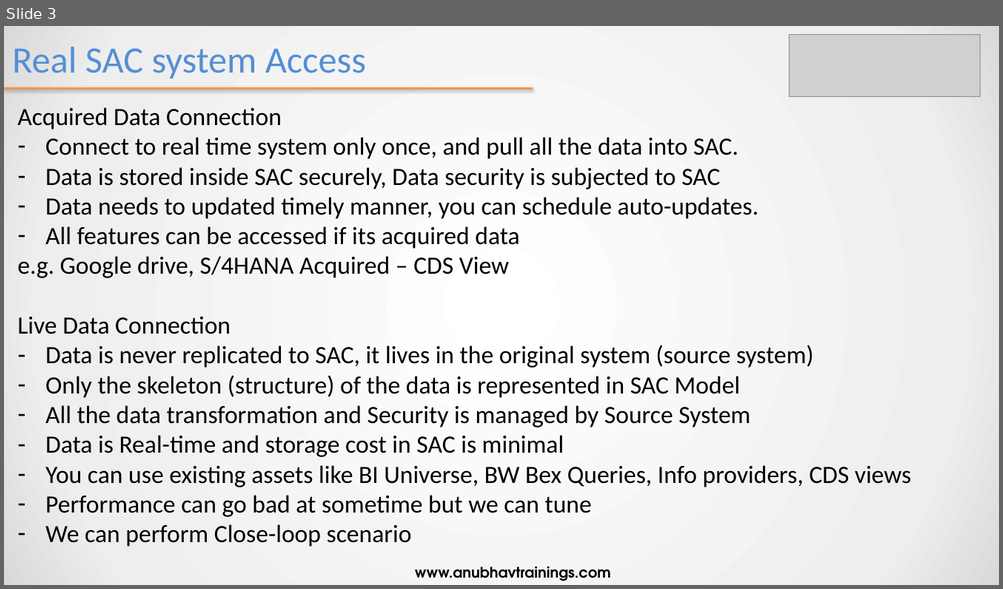
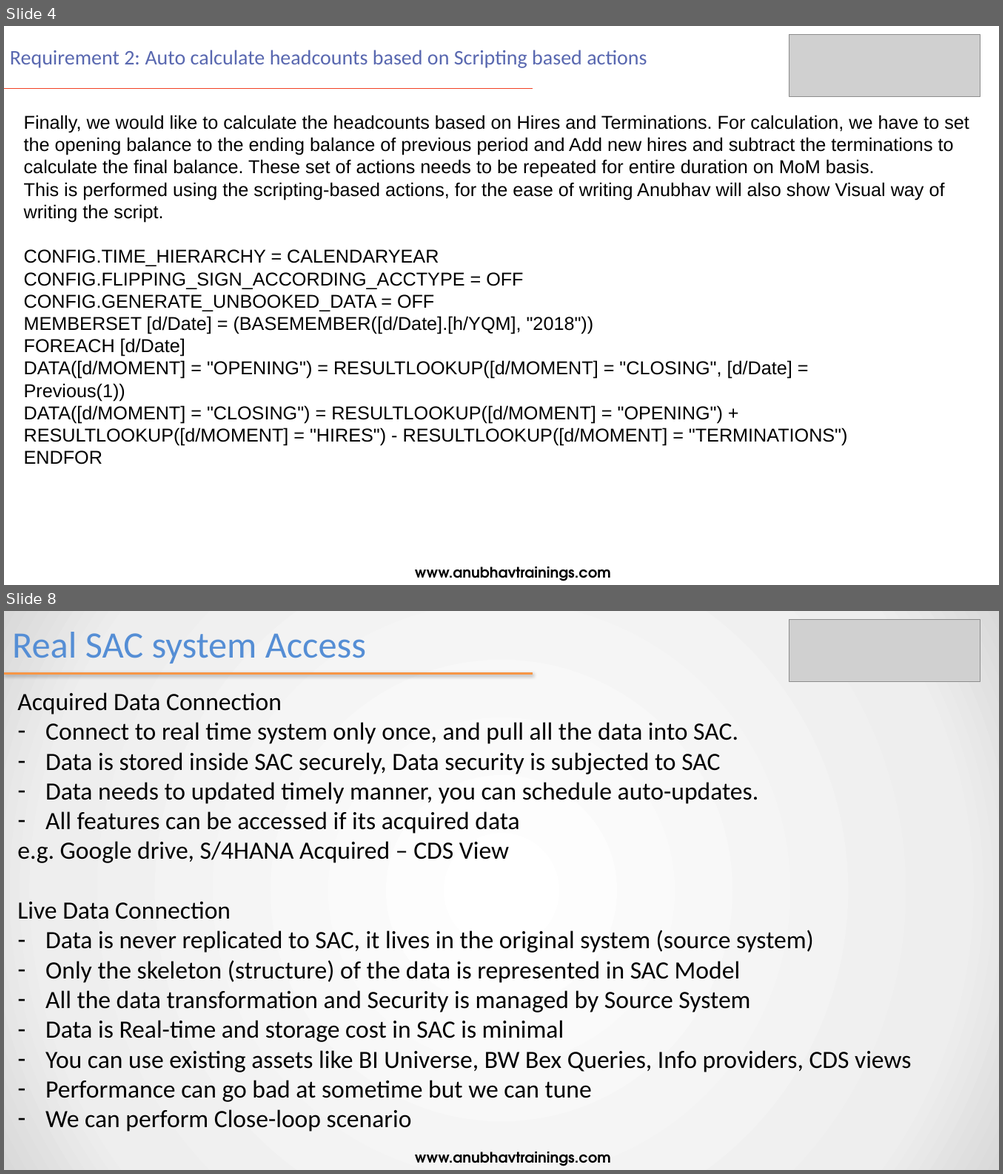
Before and after one commit to soyuztechnologies/Allianz_SAC_Training, a slide deck: day 9/SAC_Training Day 9.pptx. Shown one above the other, each under a label of ours: slide 3 before the commit, slides 4 and 8 after it; the slides between them are not shown. The pictures are 1003x589 and 1003x1174 pixels, drawn with LibreOffice and Linux fonts; fonts in the diff are those of the drawing; grey boxes stand for pictures. Boxes give left, top, right and bottom in pixels: in the first picture for what was removed or moved away, otherwise in the second. Text is boxed around its words. In the diff, an @@ line names an element or a change of style, - is before the commit and + after.

Commit message:
Auto-updater Bot Study material Allianz_SAC_Training

```diff
--- a/day 9/SAC_Training Day 9.pptx
+++ b/day 9/SAC_Training Day 9.pptx
@@ slide 4 added at [4, 26, 999, 585], background #FFFFFF @@
@@ picture added at [790, 35, 980, 97] @@
@@ title added at [10, 50, 646, 68], 20 pt, text #5968B0 @@
+Requirement 2: Auto calculate headcounts based on Scripting based actions
@@ line added from (4, 89) to (533, 89), #F14124 1 pt @@
@@ text added at [24, 115, 969, 465], 18 pt, text #000000 @@
+Finally, we would like to calculate the headcounts based on Hires and Terminations. For calculation, we have to set the opening balance to the ending balance of previous period and Add new hires and subtract the terminations to calculate the final balance. These set of actions needs to be repeated for entire duration on MoM basis.
+This is performed using the scripting-based actions, for the ease of writing Anubhav will also show Visual way of writing the script.
+CONFIG.TIME_HIERARCHY = CALENDARYEAR
+CONFIG.FLIPPING_SIGN_ACCORDING_ACCTYPE = OFF
+CONFIG.GENERATE_UNBOOKED_DATA = OFF
+MEMBERSET [d/Date] = (BASEMEMBER([d/Date].[h/YQM], "2018"))
+FOREACH [d/Date]
+DATA([d/MOMENT] = "OPENING") = RESULTLOOKUP([d/MOMENT] = "CLOSING", [d/Date] =
+Previous(1))
+DATA([d/MOMENT] = "CLOSING") = RESULTLOOKUP([d/MOMENT] = "OPENING") +
+RESULTLOOKUP([d/MOMENT] = "HIRES") - RESULTLOOKUP([d/MOMENT] = "TERMINATIONS")
+ENDFOR
@@ text added at [415, 567, 611, 582], 14 pt, text #000000, bold @@
+www.anubhavtrainings.com
@@ what was slide 3 is now slide 8 @@
```
Also in this commit, not shown: 4 slides changed, 4 other slides added, 20 other files.
